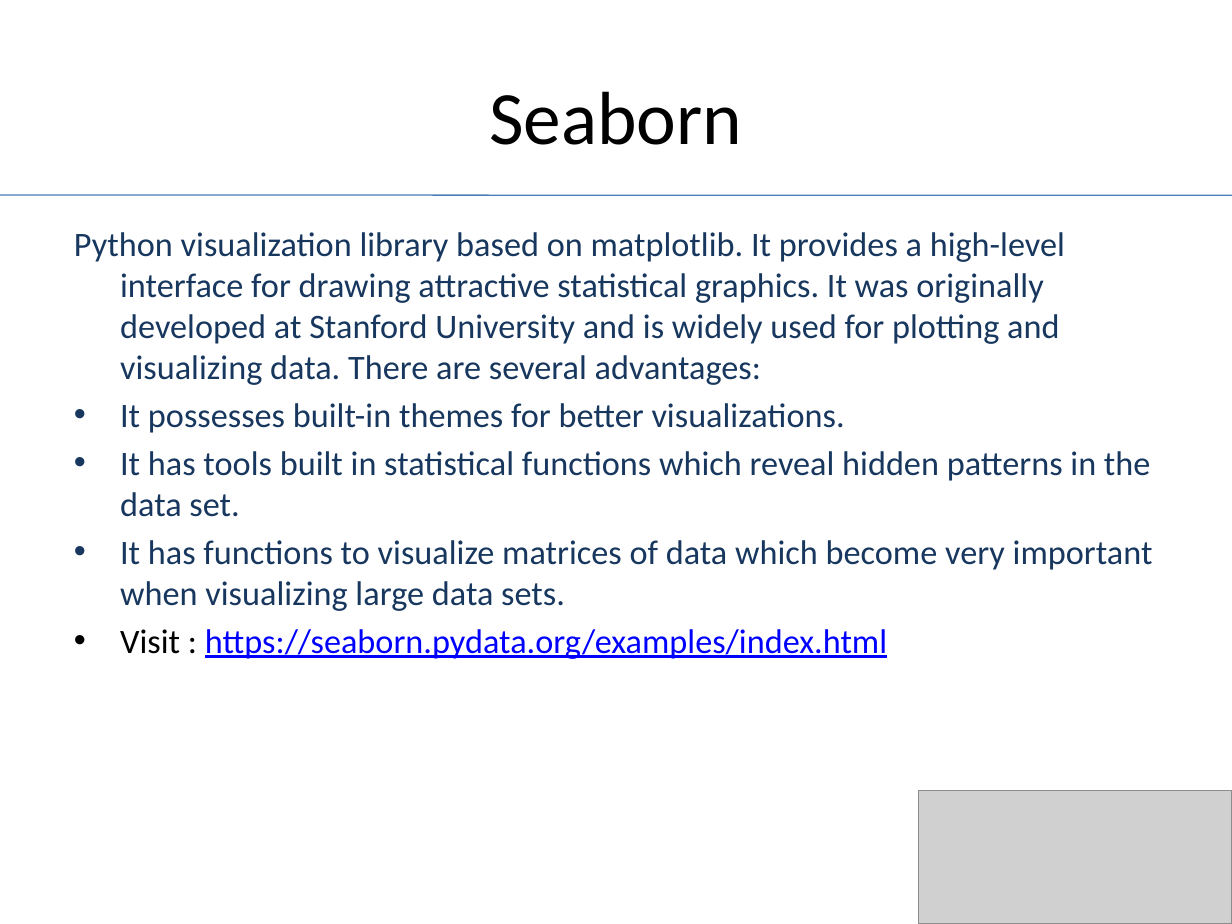
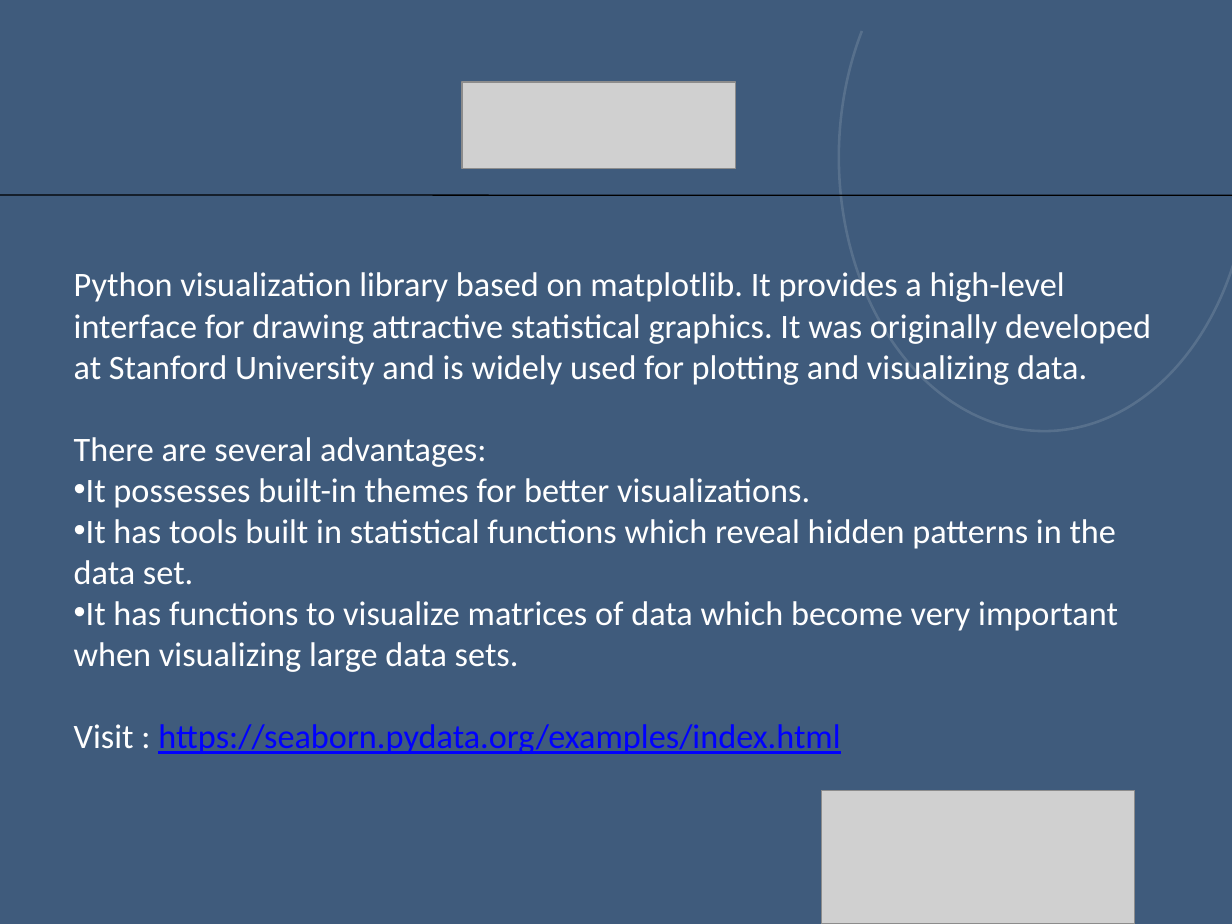
Before and after one commit to aimlearnings/DataScience, a slide deck: slide 7 of Data Visualization.pptx. Drawn at 1232x924 pixels with LibreOffice and Linux fonts; fonts in the diff are those of the drawing; grey boxes stand for pictures; background and template pictures are left out; a plain dark background stands for a picture behind light text. Boxes give left, top, right and bottom in pixels: in the first picture for what was removed or moved away, otherwise in the second. Text is boxed around its words. In the diff, an @@ line names an element or a change of style, - is before the commit and + after.

Commit message:
Adding PPTs

```diff
--- a/Data Visualization.pptx
+++ b/Data Visualization.pptx
@@ background #FFFFFF to picture (left out) @@
@@ rectangle added at <box>0,0,1232,924</box>, fill #4F81BD at 56% opacity @@
@@ arc (boxed as its full ellipse) added at <box>839,0,1232,431</box>, outline #FFFFFF 1.5 pt @@
@@ picture added at <box>462,83,736,169</box> @@
@@ title removed at <box>489,91,742,145</box> @@
-Seaborn
@@ line (0, 195) - (1232, 196): stroke #4B7EBC 0.75 pt to #000000 0.75 pt @@
@@ text at <box>74,272,1151,467</box>: text changed; text colour #17375E to #FFFFFF @@
-Python visualization library based on matplotlib. It provides a high-level interface for drawing attractive statistical graphics. It was originally developed at Stanford University and is widely used for plotting and visualizing data. There are several advantages:
+Python visualization library based on matplotlib. It provides a high-level interface for drawing attractive statistical graphics. It was originally developed at Stanford University and is widely used for plotting and visualizing data.
+There are several advantages:
@@ text at <box>74,478,1118,754</box>: text colour #17375E to #FFFFFF in "It possesses built-in themes for better visualizations.", "It has tools built in statistical functions ...", "It has functions to visualize matrices of ..."; text colour #000000 to #FFFFFF in "Visit :"; indent changed; less space between paragraphs; bullet • to none @@
@@ picture: place and size @@
-picture at <box>919,791,1232,924</box>
+picture at <box>822,791,1135,924</box>
```
Also in this commit, not shown: 6 other slides changed, 1 slide added, 5 other files.
